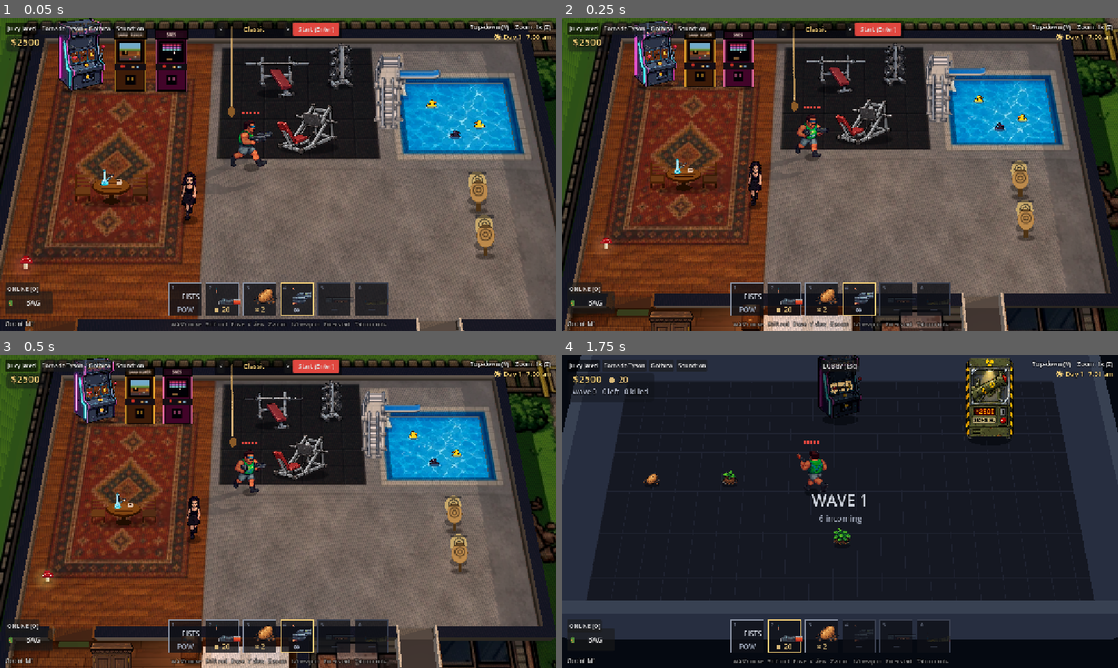
Above: before the commit, frames 1-4 (two rows, left to right).
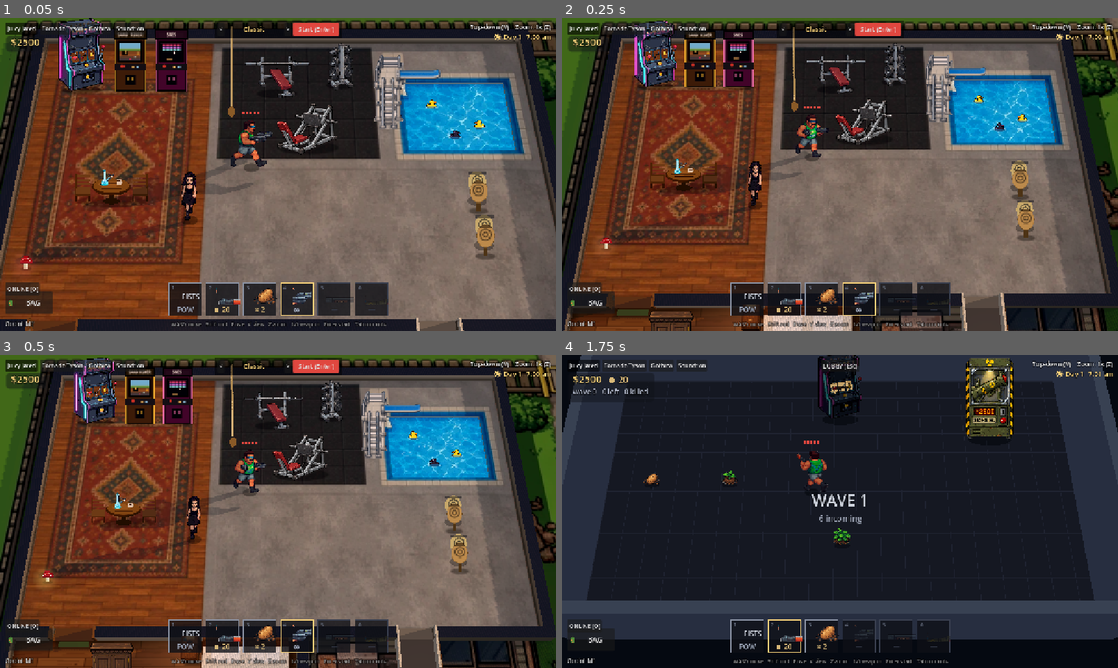
Above: after the commit, the same moments.

Repository: eflare17/Smashed-tv
Game: Godot game, scene res://scenes/main.tscn
Two runs of this game, one before a commit and one after it. Both use one fixed random seed, a clock stepped at 60 frames per second and the inputs below.
Inputs:
- Up to frame 1 (0.05 s): no input
- Up to frame 2 (0.25 s): no input
- Up to frame 3 (0.5 s): no input
- Up to frame 4 (1.75 s): click "Start (Enter)" at 0.5 s; click "Juicy Jared" at 1.25 s

The runs differ from the first frame. In frame 1, 4.5% of the frame differs, in the area x 0-96%, y 1-100%; in frame 2, 4.0%; in frame 3, 3.9%; in frame 4, nothing differs.

Commit message:
Godot: no more rings across the lawn in first person (the ground no longer casts shadows on itself); godot-play/ updated
Co-Authored-By: Claude Opus 5.5 <noreply@anthropic.com>
Claude-Session: https://claude.ai/code/session_01FWmdVFoLeVVHE1LT8NXN4Z

Diff:
--- a/godot/scripts/look/look_pass.gd
+++ b/godot/scripts/look/look_pass.gd
@@ -408,7 +408,14 @@
 	for c in world.get_children():
 		if c is MeshInstance3D:
 			match String(c.name):
-				"WorldMesh", "CutMesh":
+				"WorldMesh":
+					# the ground itself casts nothing: lying in its own shadow map it shadowed itself in rings
+					# across the lawn (shadow acne); a copy without it casts the rest
+					c.cast_shadow = GeometryInstance3D.SHADOW_CASTING_SETTING_OFF
+					var caster := _caster_without_ground(c)
+					if caster:
+						world.add_child(caster)
+				"CutMesh":
 					c.cast_shadow = GeometryInstance3D.SHADOW_CASTING_SETTING_ON
 				"FullMesh":
 					_full_mesh = c
@@ -478,6 +485,48 @@
 	mi.cast_shadow = GeometryInstance3D.SHADOW_CASTING_SETTING_SHADOWS_ONLY
 	return mi
 
+## A shadow-only copy of mi without its level faces at ground height (the yard, the floors, the grass out to the
+## horizon): they have nothing under them to shadow but themselves.
+func _caster_without_ground(mi: MeshInstance3D) -> MeshInstance3D:
+	var src: ArrayMesh = mi.mesh as ArrayMesh
+	if src == null:
+		return null
+	var out := ArrayMesh.new()
+	for i in src.get_surface_count():
+		var arr := src.surface_get_arrays(i)
+		var verts: PackedVector3Array = arr[Mesh.ARRAY_VERTEX]
+		var uvs = arr[Mesh.ARRAY_TEX_UV]
+		var has_uv: bool = uvs is PackedVector2Array and uvs.size() == verts.size()
+		var keep := PackedVector3Array()
+		var keep_uv := PackedVector2Array()
+		for t in range(0, verts.size() - 2, 3):
+			var a := verts[t]
+			var b := verts[t + 1]
+			var c := verts[t + 2]
+			if maxf(a.y, maxf(b.y, c.y)) < 0.02:
+				continue
+			keep.append(a); keep.append(b); keep.append(c)
+			if has_uv:
+				keep_uv.append(uvs[t]); keep_uv.append(uvs[t + 1]); keep_uv.append(uvs[t + 2])
+		if keep.is_empty():
+			continue
+		var na := []
+		na.resize(Mesh.ARRAY_MAX)
+		na[Mesh.ARRAY_VERTEX] = keep
+		if has_uv:
+			na[Mesh.ARRAY_TEX_UV] = keep_uv
+		out.add_surface_from_arrays(Mesh.PRIMITIVE_TRIANGLES, na)
+		var m := mi.get_surface_override_material(i)
+		if m == null:
+			m = src.surface_get_material(i)
+		out.surface_set_material(out.get_surface_count() - 1, m)
+	var copy := MeshInstance3D.new()
+	copy.name = "WorldShadow"
+	copy.mesh = out
+	copy.layers = mi.layers
+	copy.cast_shadow = GeometryInstance3D.SHADOW_CASTING_SETTING_SHADOWS_ONLY
+	return copy
+
 func _in_house(p: Vector3) -> bool:
 	# the house's blocks (the lounge, and the bedroom wing down to the yard), with its eaves round them
 	var h := GameData.from_3d(p)
--- a/godot/test/main/shots.gd
+++ b/godot/test/main/shots.gd
@@ -12,7 +12,8 @@
 	while i < a.size():
 		if a[i] == "--out":
 			out = a[i + 1]; i += 2; continue
-		shots.append(a[i].split(","))
+		if not a[i].begins_with("--"):          # (--look=low, --hour=13: the lighting reads those)
+			shots.append(a[i].split(","))
 		i += 1
 	main = load("res://scenes/main.tscn").instantiate()
 	add_child(main)
Not shown, changed: godot-play/index.html
Not shown, changed: godot-play/index.pck
Not shown, changed: godot/OVERNIGHT.md
